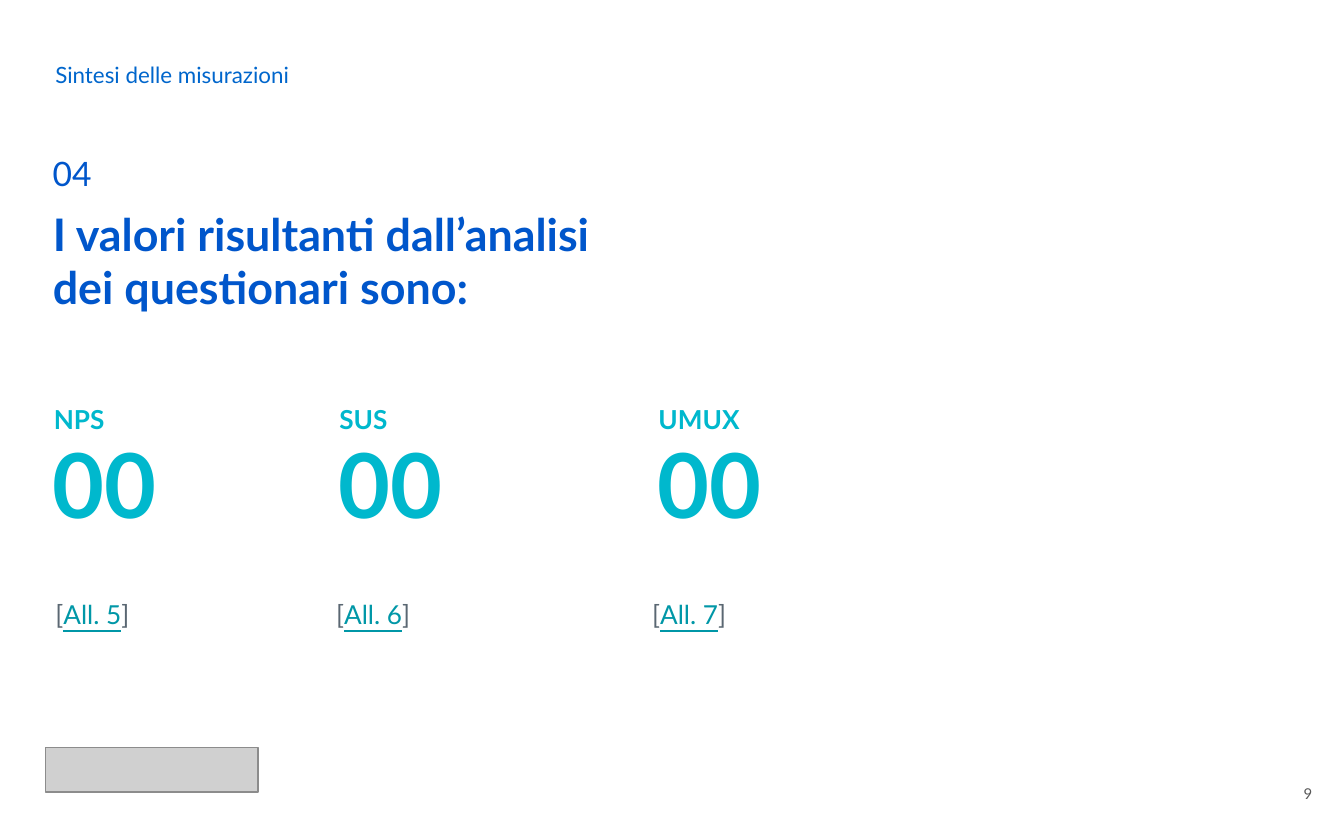
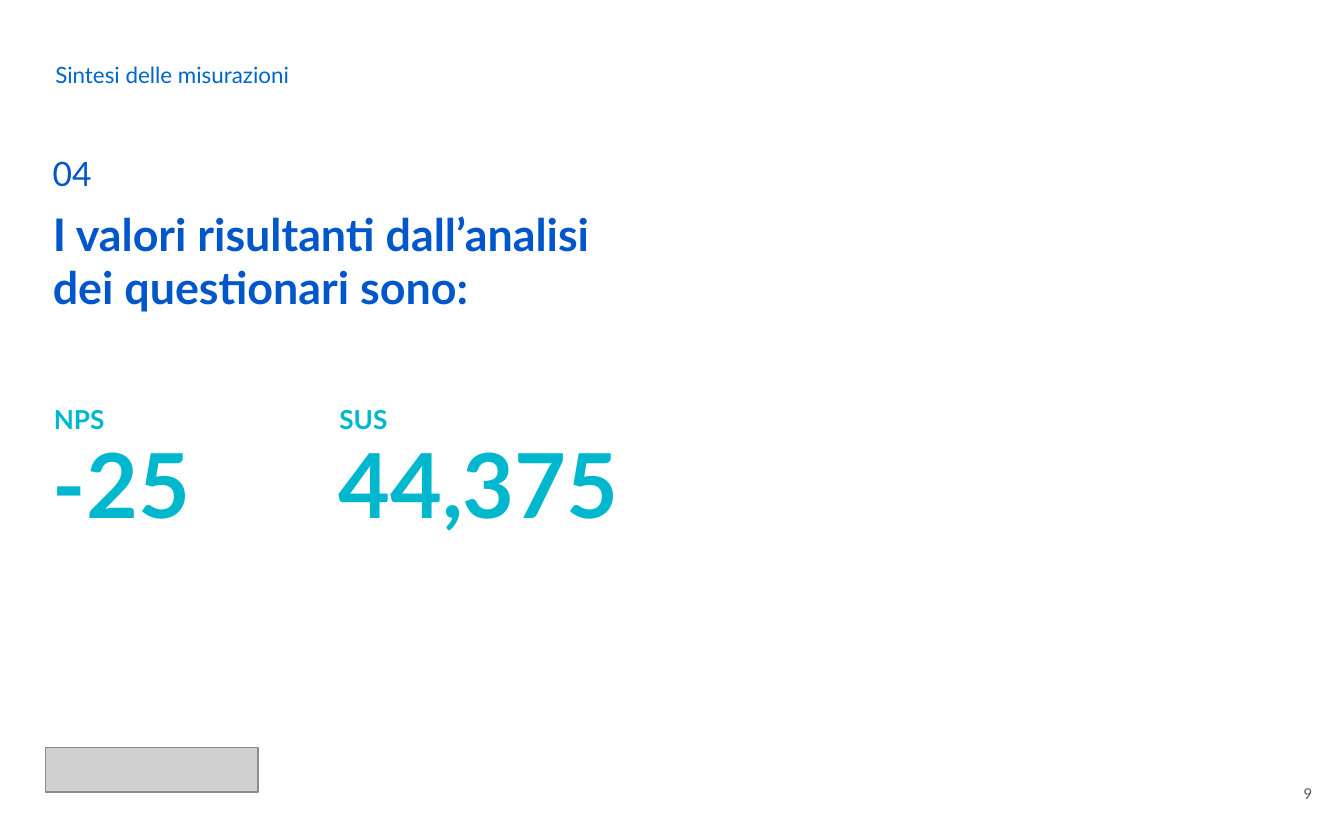
Before and after one commit to GiuVol/Progetto-IUM-21-22, a slide deck: slide 9 of Report dei risultati.pptx. Drawn at 1344x840 pixels with LibreOffice and Linux fonts; fonts in the diff are those of the drawing; grey boxes stand for pictures. Boxes give left, top, right and bottom in pixels: in the first picture for what was removed or moved away, otherwise in the second. Text is boxed around its words. In the diff, an @@ line names an element or a change of style, - is before the commit and + after.

```diff
--- a/Report dei risultati.pptx
+++ b/Report dei risultati.pptx
@@ text removed at box(658, 410, 739, 430) @@
-UMUX
@@ text at box(53, 452, 190, 519): text changed @@
-00
+-25
@@ text at box(338, 452, 619, 531): text changed @@
-00
+44,375
@@ text removed at box(657, 452, 761, 519) @@
-00
@@ text removed at box(55, 604, 129, 628) @@
-[All. 5]
@@ text removed at box(336, 604, 410, 628) @@
-[All. 6]
@@ text removed at box(652, 604, 726, 628) @@
-[All. 7]
```
Also in this commit, not shown: 7 other slides changed, 4 slides added, 3 slides removed.
